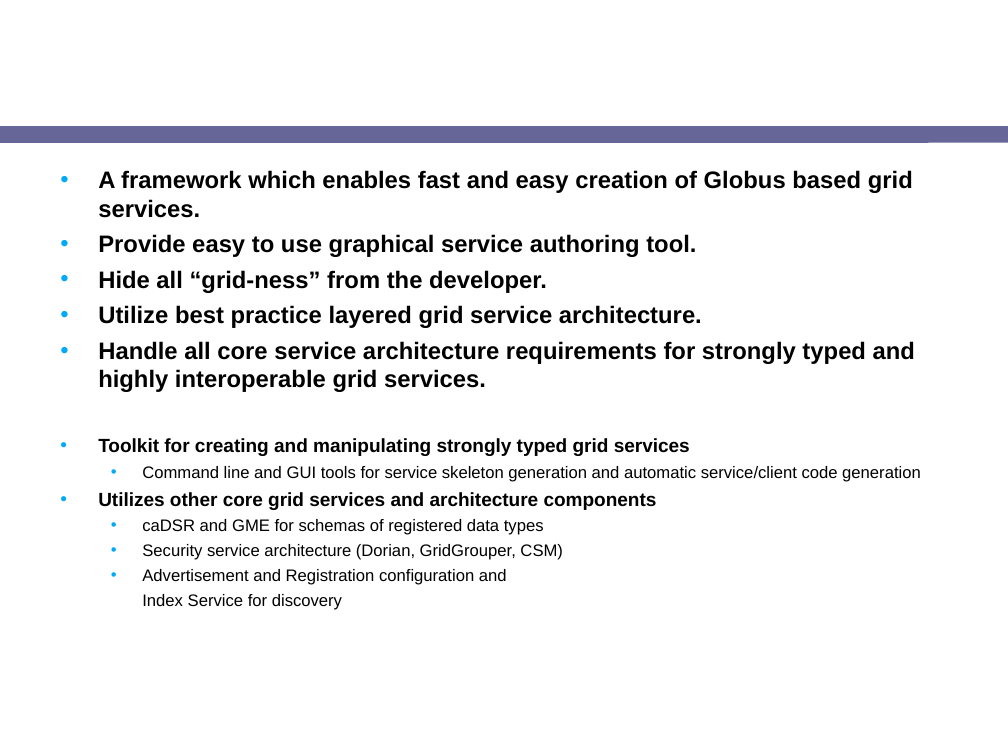
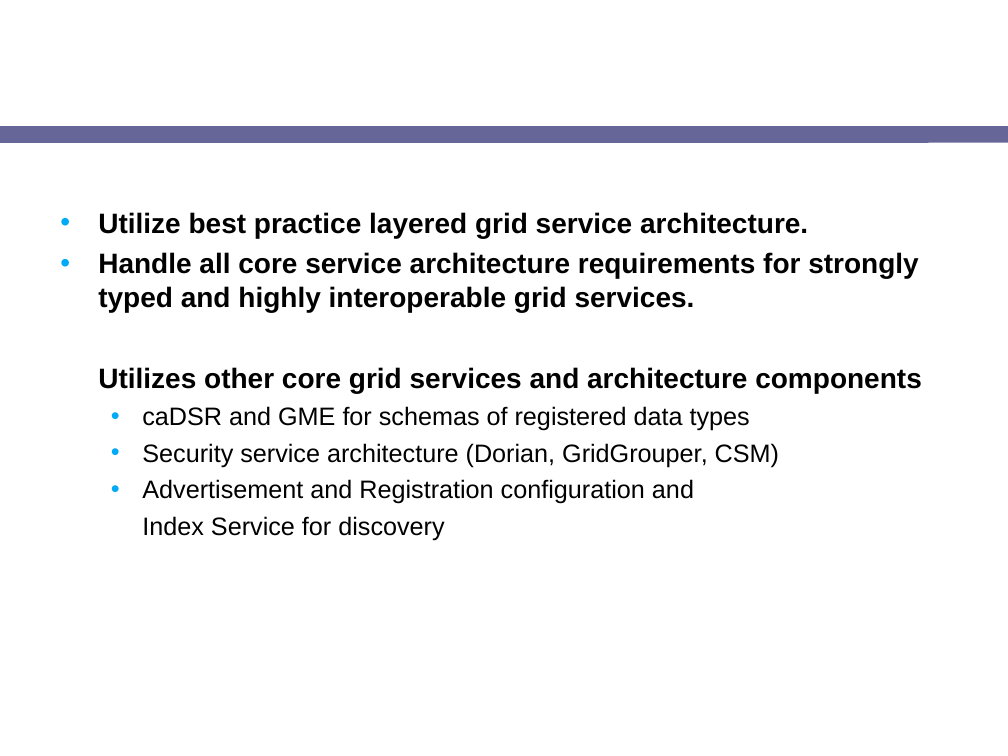
Before and after one commit to NCIP/cagrid-docs, a slide deck: slide 6 of presentations/introduce/Introduce-1.1-OGF-21.ppt (slide 4 before the commit). Drawn at 1008x756 pixels with LibreOffice and Linux fonts; fonts in the diff are those of the drawing; background and template pictures are left out. Boxes give left, top, right and bottom in pixels: in the first picture for what was removed or moved away, otherwise in the second. Text is boxed around its words. In the diff, an @@ line names an element or a change of style, - is before the commit and + after.

```diff
--- a/presentations/introduce/Introduce-1.1-OGF-21.ppt
+++ b/presentations/introduce/Introduce-1.1-OGF-21.ppt
@@ text "Utilize best practice layered grid ..." at [98,212,922,541]: size 17 to 20 pt in "Utilize best practice layered grid service architecture.", "Handle all core service architecture requirements for ..."; size 13.6 to 20 pt in "Utilizes other core grid services and architecture ..."; size 11.9 to 18 pt in "caDSR and GME for schemas of registered ...", "Security service architecture (Dorian, GridGrouper, CSM)", "Advertisement and Registration configuration and", "Index Service for discovery"; bullet • to none; more space between paragraphs @@
@@ text at [98,170,913,293]: paragraphs removed @@
-• A framework which enables fast and easy creation of Globus based grid services.
-• Provide easy to use graphical service authoring tool.
-• Hide all “grid-ness” from the developer.
@@ text at [98,438,921,482]: paragraphs removed @@
-• Toolkit for creating and manipulating strongly typed grid services
-  • Command line and GUI tools for service skeleton generation and automatic service/client code generation
```
Also in this commit, not shown: 2 other slides changed, 2 slides added.
